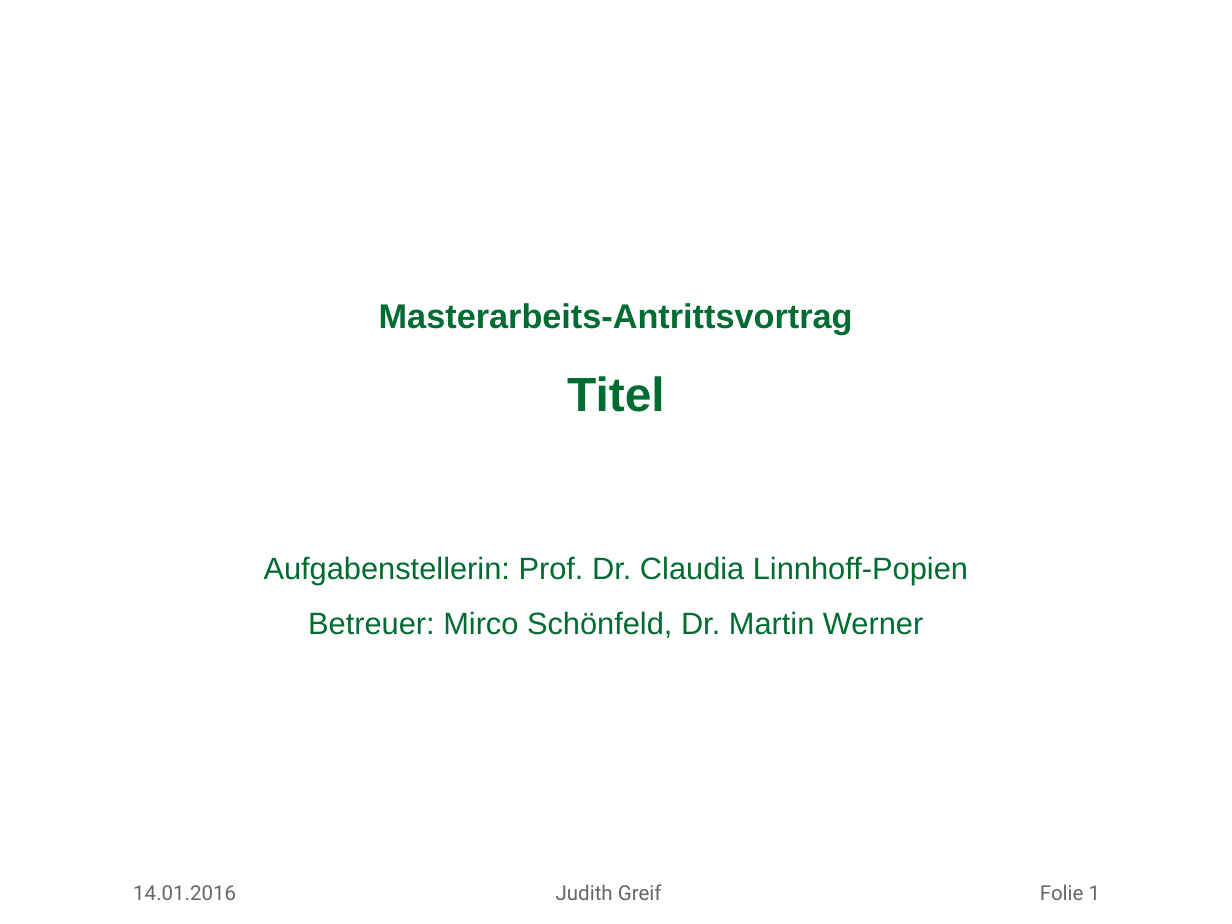
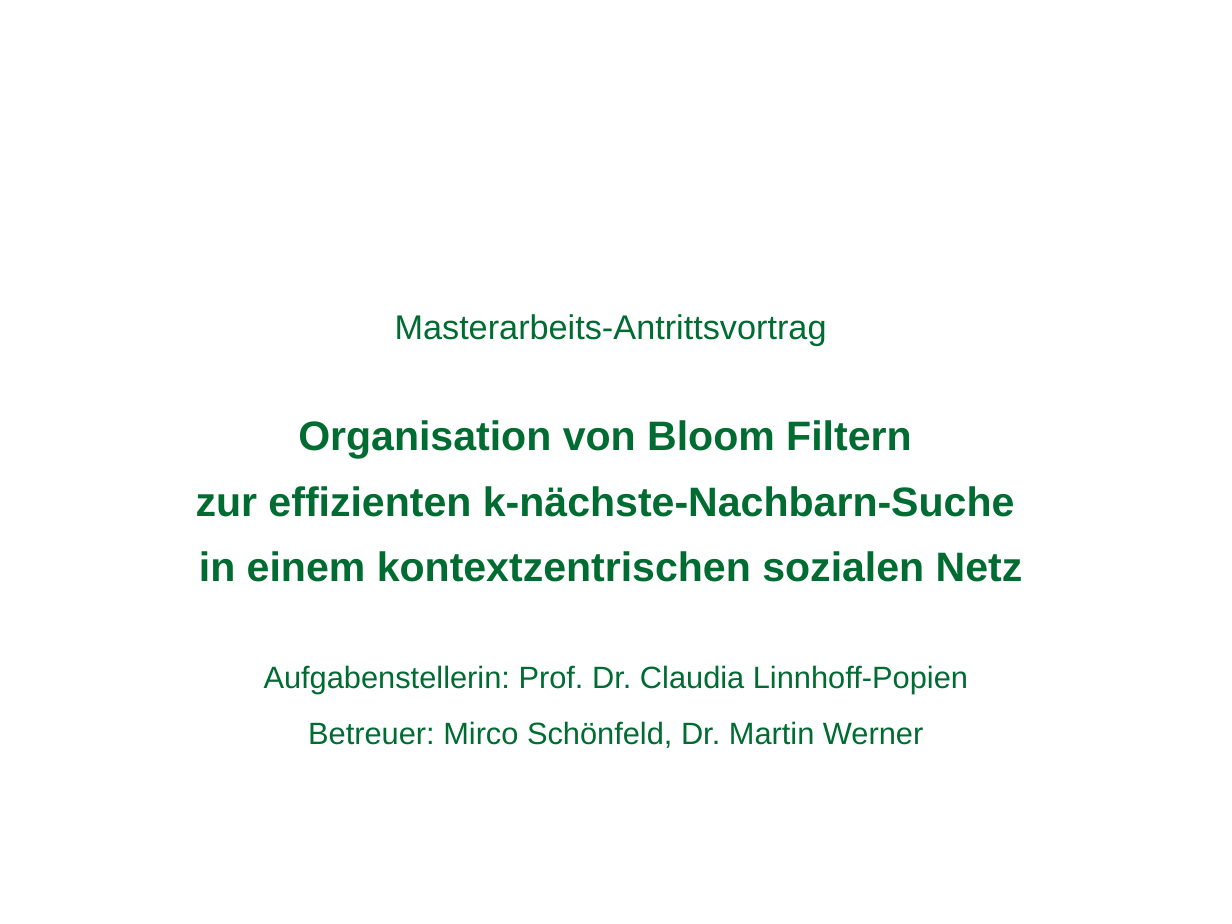
Before and after one commit to missgreenwood/masterarbeit, a slide deck: slide 1 of mdsg_latex_10062012/slides/antrittsvortrag_greif.ppt. Drawn at 1232x924 pixels with LibreOffice and Linux fonts; fonts in the diff are those of the drawing; background and template pictures are left out. Boxes give left, top, right and bottom in pixels: in the first picture for what was removed or moved away, otherwise in the second. Text is boxed around its words. In the diff, an @@ line names an element or a change of style, - is before the commit and + after.

```diff
--- a/mdsg_latex_10062012/slides/antrittsvortrag_greif.ppt
+++ b/mdsg_latex_10062012/slides/antrittsvortrag_greif.ppt
@@ text added at (196,314,1023,582), 24 pt, text #006C31, bold @@
+Masterarbeits-Antrittsvortrag
+Organisation von Bloom Filtern
+zur effizienten k-nächste-Nachbarn-Suche
+in einem kontextzentrischen sozialen Netz
@@ text removed at (379,303,853,412) @@
-Masterarbeits-Antrittsvortrag
-Titel
@@ text "Aufgabenstellerin: Prof. Dr. Claudia Linnhoff-Popien ...": place and size @@
-text "Aufgabenstellerin: Prof. Dr. Claudia Linnhoff-Popien ..." at (264,556,968,638)
+text "Aufgabenstellerin: Prof. Dr. Claudia Linnhoff-Popien ..." at (264,665,968,748)
@@ text removed at (133,884,1101,900) @@
-14.01.2016 Judith Greif Folie 1
```
Also in this commit, not shown: 7 other slides changed, 1 slide added, 1 slide removed, 16 other files.
